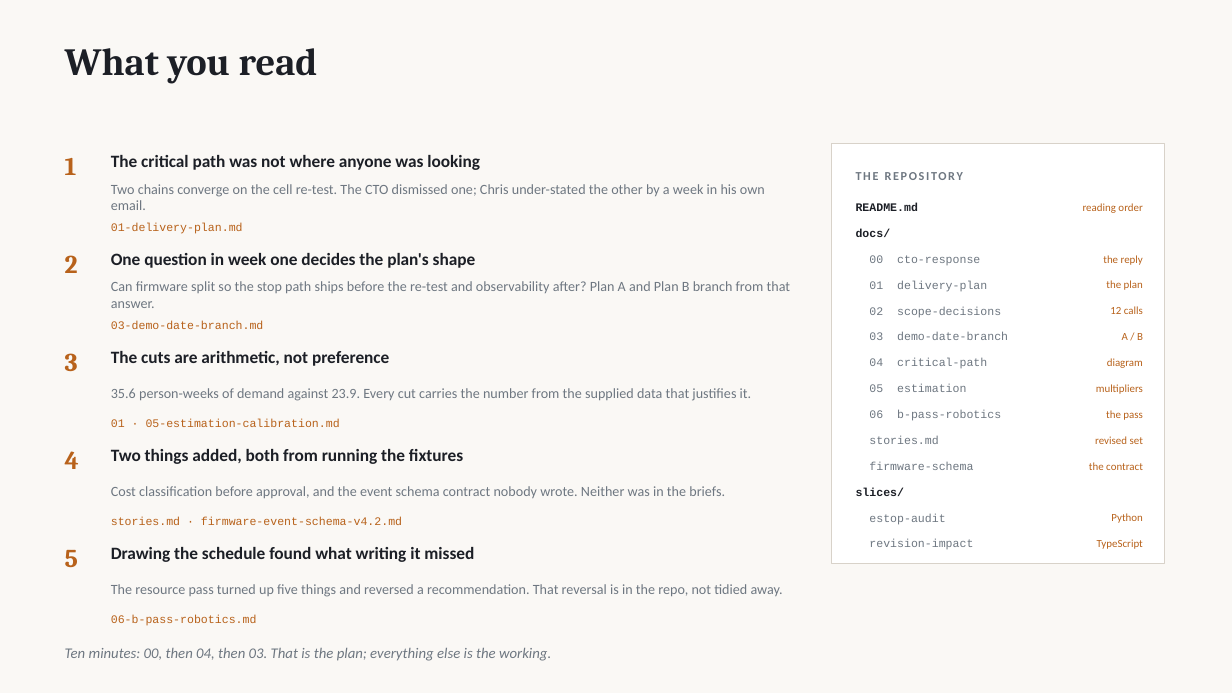
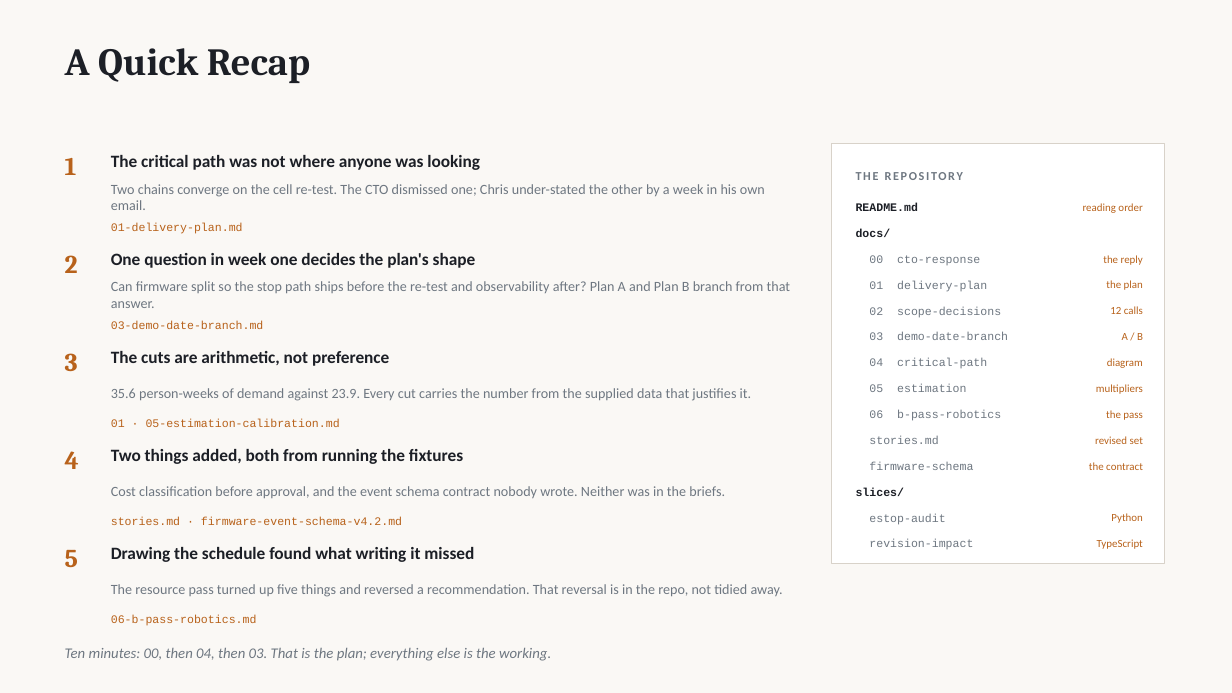
Before and after one commit to PoetsRock/auar-presentation, a slide deck: slide 2 of deliverables/presentation/auar-presentation_1.pptx. Drawn at 1232x693 pixels with LibreOffice and Linux fonts; fonts in the diff are those of the drawing. Boxes give left, top, right and bottom in pixels: in the first picture for what was removed or moved away, otherwise in the second. Text is boxed around its words. In the diff, an @@ line names an element or a change of style, - is before the commit and + after.

```diff
--- a/deliverables/presentation/auar-presentation_1.pptx
+++ b/deliverables/presentation/auar-presentation_1.pptx
@@ text at [65,48,310,83]: text changed @@
-What you read
+A Quick Recap
```
Also in this commit, not shown: 11 other files.
